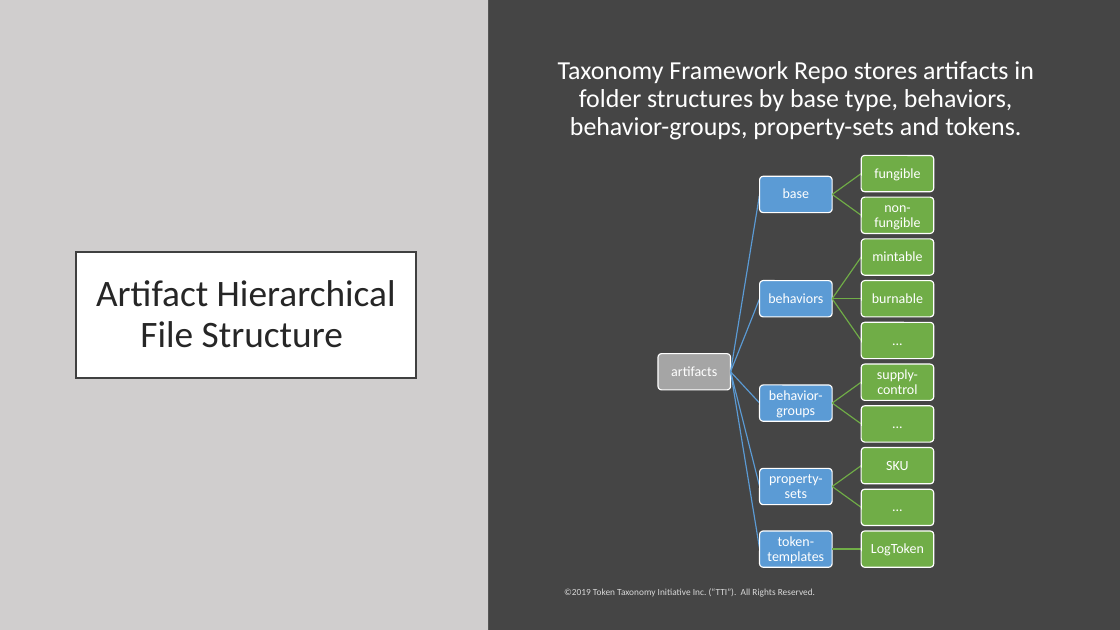
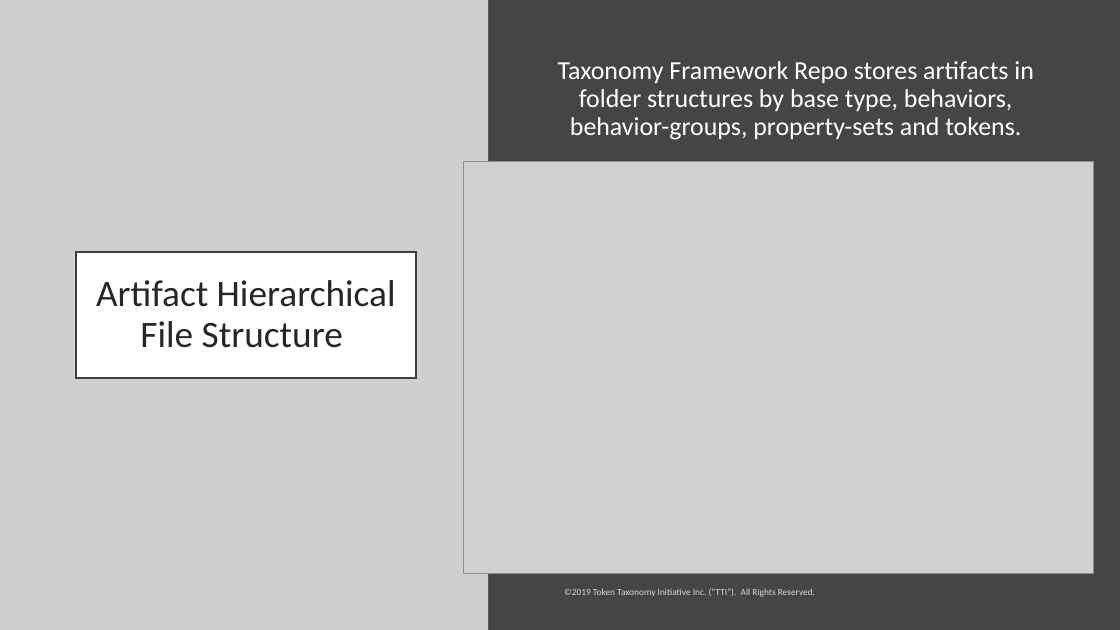
Before and after one commit to vipinsun/TokenTaxonomyFramework-pub, a slide deck: slide 3 of presentations/TTF-Technical.pptx. Drawn at 1120x630 pixels with LibreOffice and Linux fonts; fonts in the diff are those of the drawing; grey boxes stand for pictures. Boxes give left, top, right and bottom in pixels: in the first picture for what was removed or moved away, otherwise in the second. Text is boxed around its words. In the diff, an @@ line names an element or a change of style, - is before the commit and + after.

```diff
--- a/presentations/TTF-Technical.pptx
+++ b/presentations/TTF-Technical.pptx
@@ picture added at (x1=463, y1=162, x2=1093, y2=574) @@
@@ group removed at (x1=658, y1=155, x2=933, y2=567): 16 rounded rectangles, 16 texts, 15 freeform shapes @@
-artifacts
-base
-fungible
-non-fungible
-behaviors
-mintable
-burnable
-...
-behavior-groups
-supply-control
-...
-property-sets
-SKU
-...
-token-templates
-LogToken
```
Also in this commit, not shown: 9 other slides changed, 20 other files.
